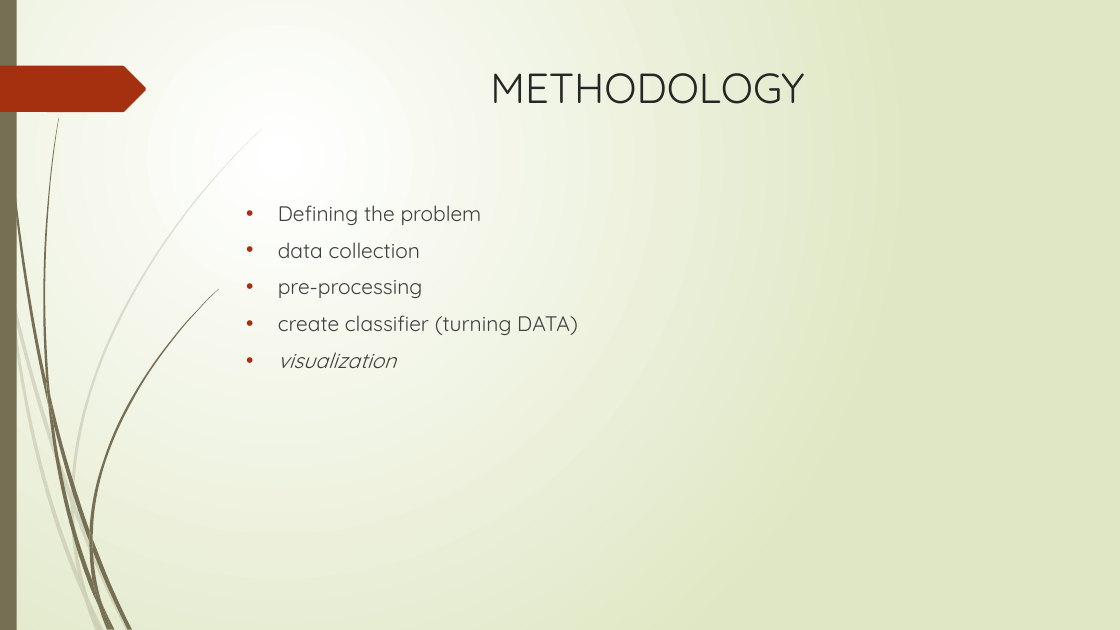
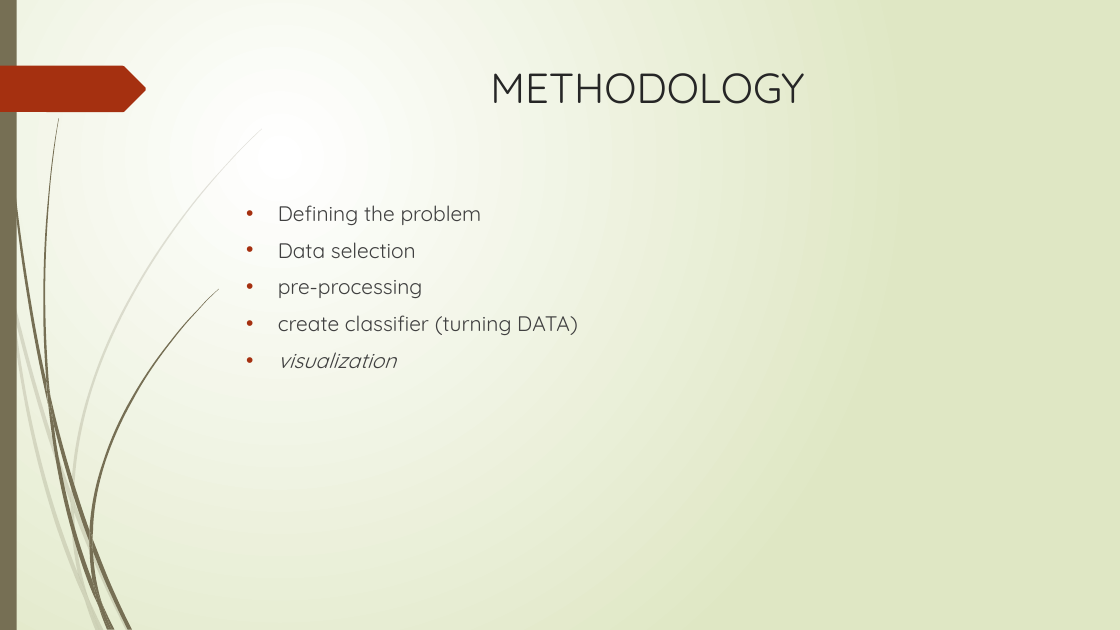
Before and after one commit to shareef-ragab/glass-classification, a slide deck: slide 3 of Glass Classification.pptx. Drawn at 1120x630 pixels with LibreOffice and Linux fonts; fonts in the diff are those of the drawing. Boxes give left, top, right and bottom in pixels: in the first picture for what was removed or moved away, otherwise in the second. Text is boxed around its words. In the diff, an @@ line names an element or a change of style, - is before the commit and + after.

```diff
--- a/Glass Classification.pptx
+++ b/Glass Classification.pptx
@@ text at [278, 242, 416, 258]: text changed @@
-• data collection
+• Data selection
```
Also in this commit, not shown: 1 other slide changed, 2 other files.
